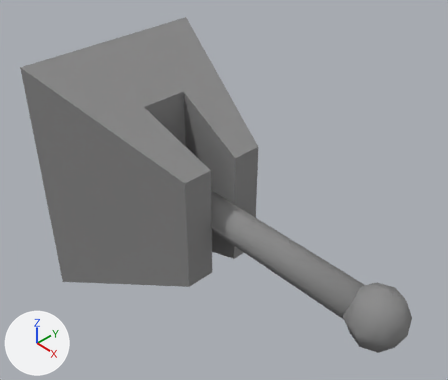
Renders of the Blender file Resources/Blender/Scenery/ModularDungeon/Dn_Anim_Ladder.blend from each side of a commit.
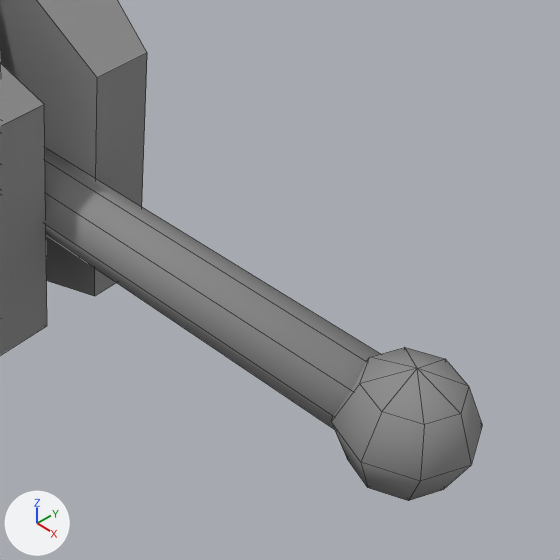
There are two pictures of each version: one whole from a 50 mm lens placed at (0.779, -0.495, 0.548), pointed at (0.249, 0.002, 0.048), one close up on the part from 43% to 100% of the width and 32% to 100% of the height. The axes (+X, +Y, +Z) are drawn at lower left. The lights are the same throughout. The close-ups show mesh edges as thin lines.

Objects in the first close-up: 'Base', 'Ladder'.
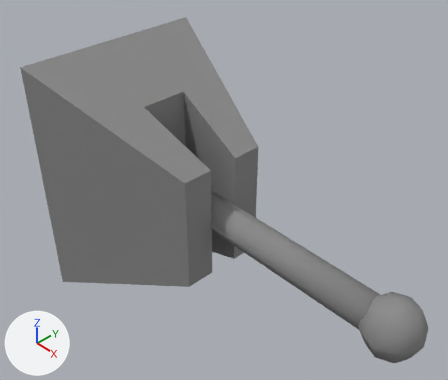
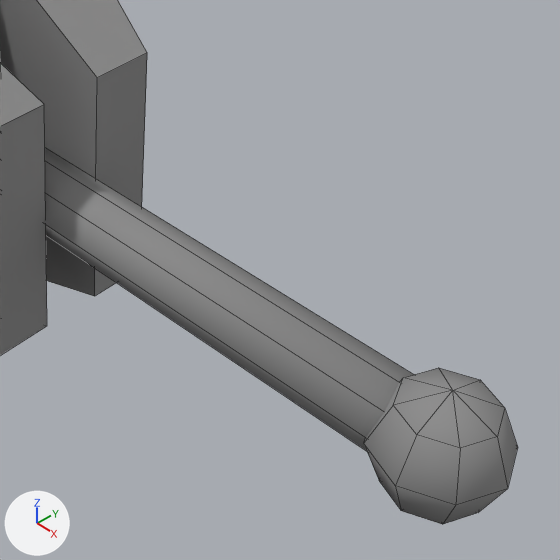
The change in detail:
Object 'Ladder' (ob_ladder) moves from (0.0, 0.0, 0.0) to (0.0221, 0.0, 0.0).

Boxes (x1, y1, x2, y2) around the edits, measured in the close-ups (560 x 560 px):
'Ladder', moved
    before: (44, 148, 482, 501)
    after: (44, 148, 518, 524)
